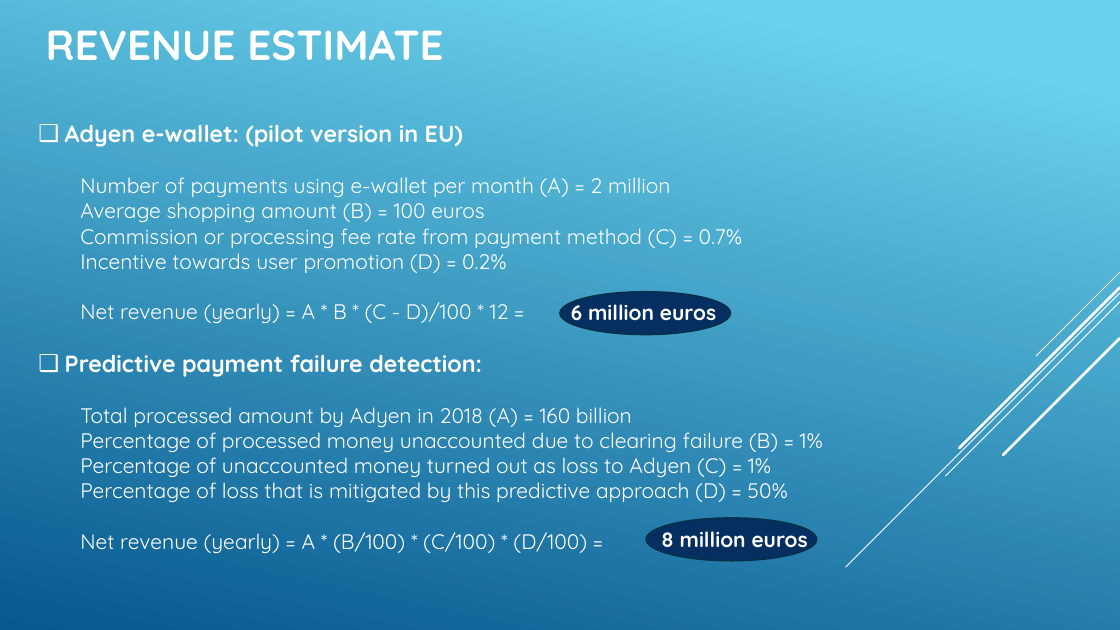
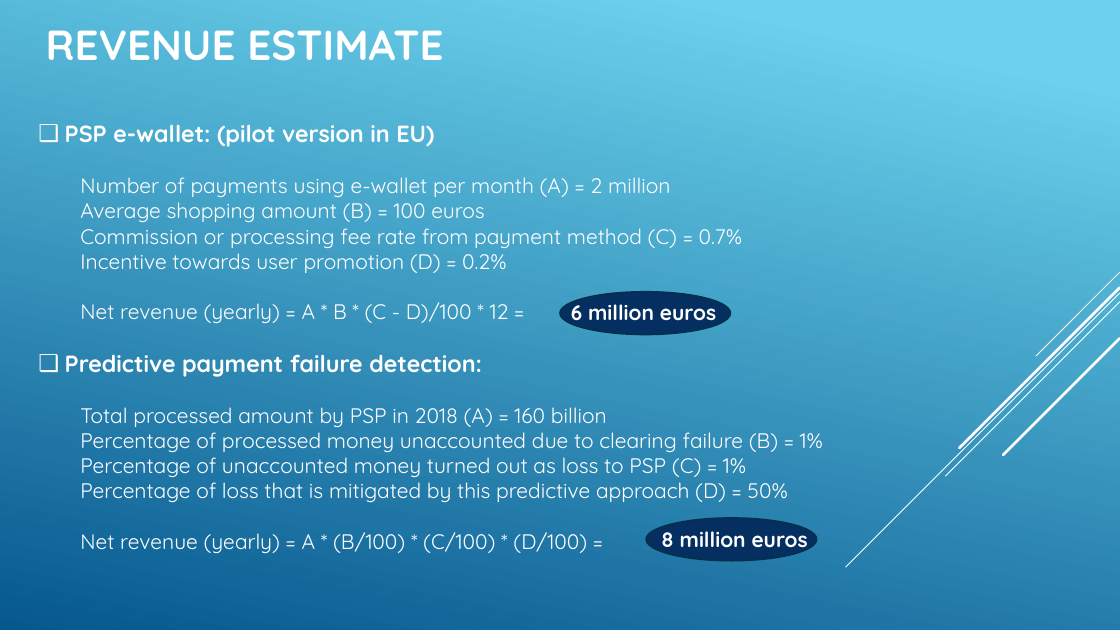
Before and after one commit to pasayatpravat/PSP_Data_Analysis, a slide deck: slide 14 of Final presentation.pptx. Drawn at 1120x630 pixels with LibreOffice and Linux fonts; fonts in the diff are those of the drawing. Boxes give left, top, right and bottom in pixels: in the first picture for what was removed or moved away, otherwise in the second. Text is boxed around its words. In the diff, an @@ line names an element or a change of style, - is before the commit and + after.

```diff
--- a/Final presentation.pptx
+++ b/Final presentation.pptx
@@ text at [65, 124, 434, 147]: text changed @@
-❑ Adyen e-wallet: (pilot version in EU)
+❑ PSP e-wallet: (pilot version in EU)
@@ text at [80, 407, 607, 427]: text changed @@
-  Total processed amount by Adyen in 2018 (A) = 160 billion
+  Total processed amount by PSP in 2018 (A) = 160 billion
@@ text at [80, 457, 746, 477]: text changed @@
-  Percentage of unaccounted money turned out as loss to Adyen (C) = 1%
+  Percentage of unaccounted money turned out as loss to PSP (C) = 1%
```
Also in this commit, not shown: 3 other slides changed.
